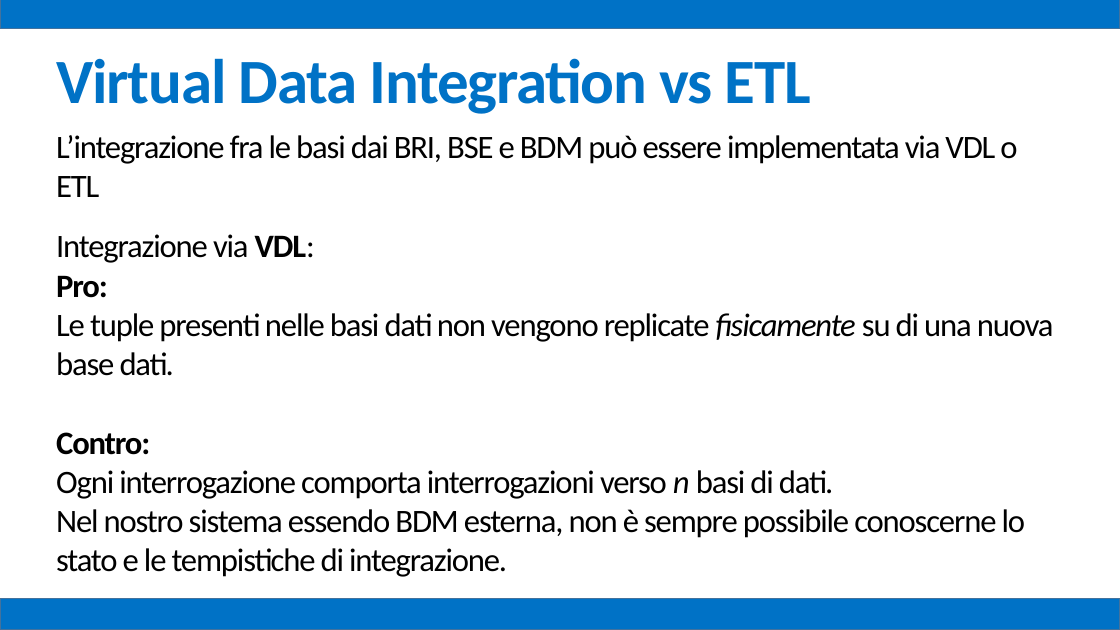
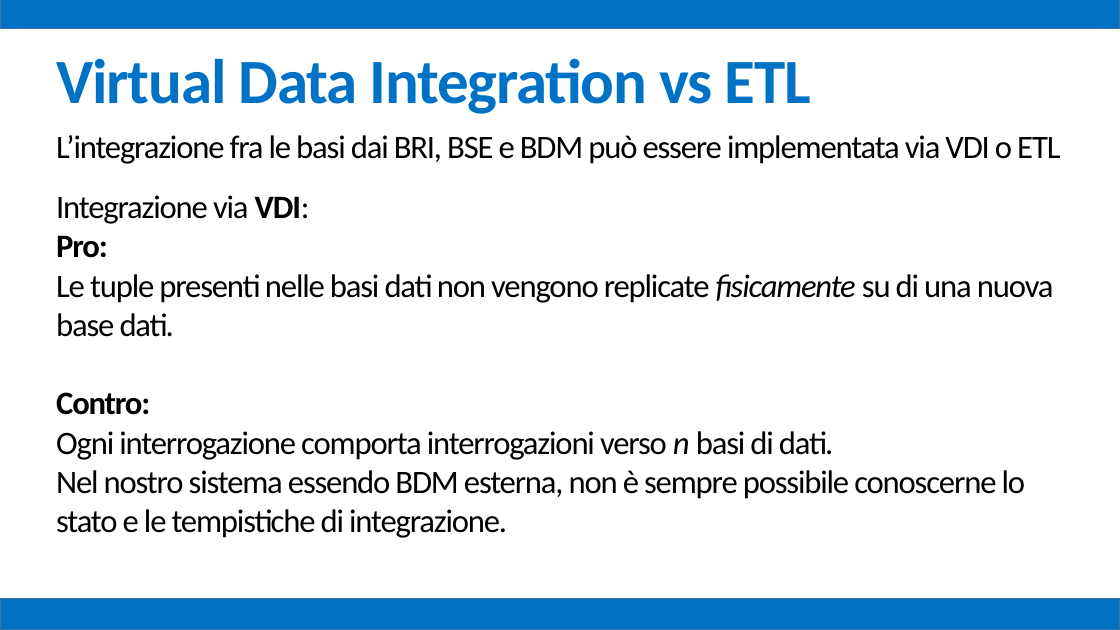
Before and after one commit to mz1991/ProgettoFebbraio2015, a slide deck: slide 65 of Febbraio 2015.pptx. Drawn at 1120x630 pixels with LibreOffice and Linux fonts; fonts in the diff are those of the drawing. Boxes give left, top, right and bottom in pixels: in the first picture for what was removed or moved away, otherwise in the second. Text is boxed around its words. In the diff, an @@ line names an element or a change of style, - is before the commit and + after.

```diff
--- a/Febbraio 2015.pptx
+++ b/Febbraio 2015.pptx
@@ text at [56,135,1060,224]: text changed @@
-L’integrazione fra le basi dai BRI, BSE e BDM può essere implementata via VDL o ETL
-Integrazione via VDL:
+L’integrazione fra le basi dai BRI, BSE e BDM può essere implementata via VDI o ETL
+Integrazione via VDI:
```
Also in this commit, not shown: 12 other slides changed, 5 other files.
